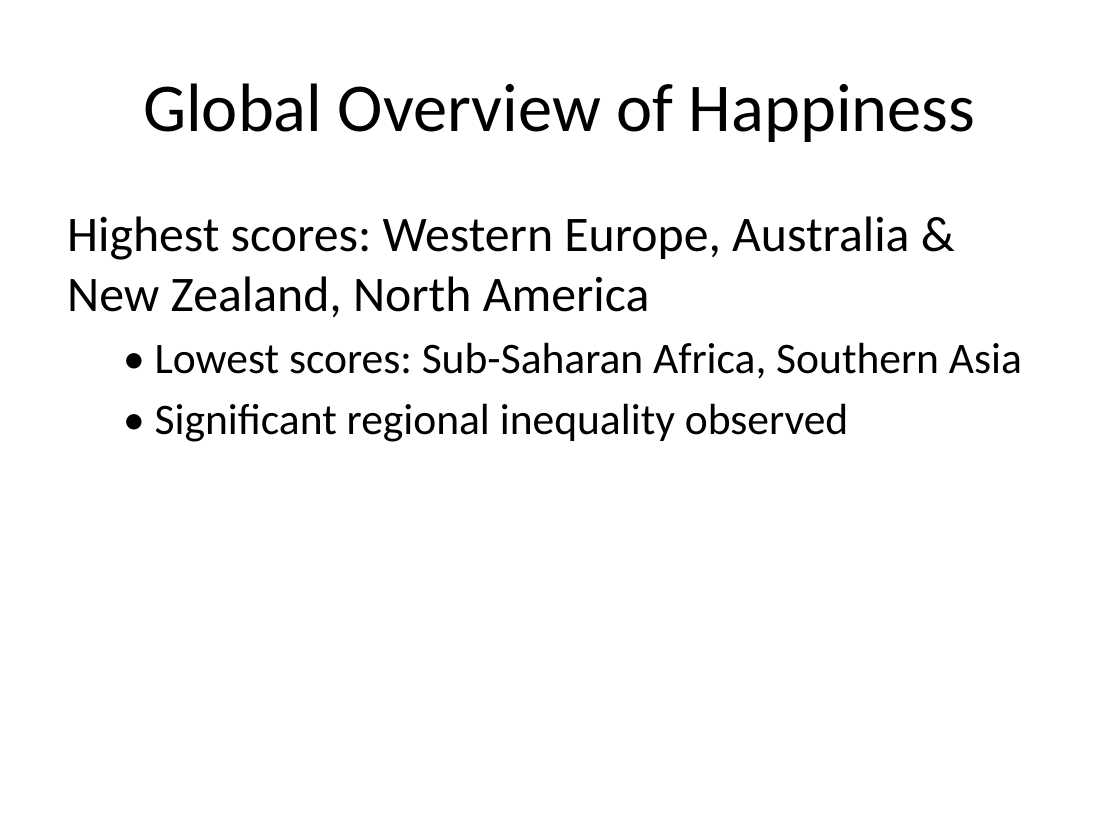
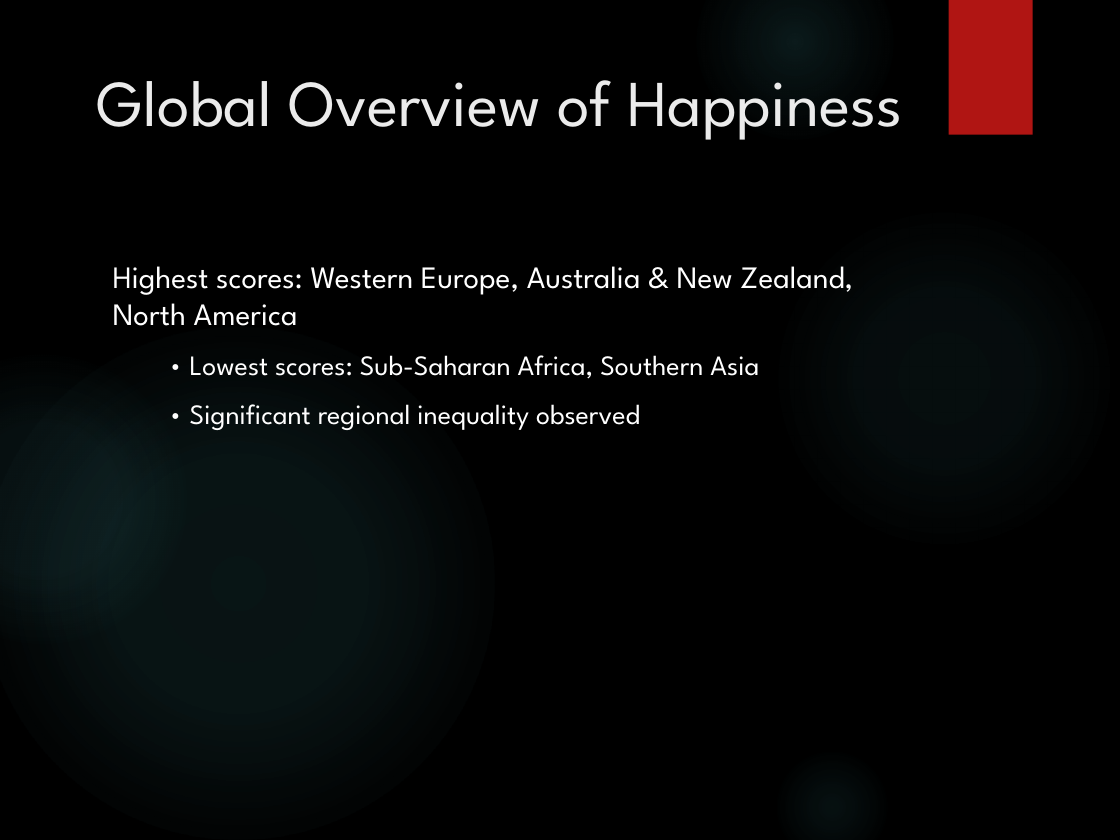
Before and after one commit to EvMiga/World-Happiness-Analysis, a slide deck: slide 4 of Happiness_Dashboard_Analysis.pptx. Drawn at 1120x840 pixels with LibreOffice and Linux fonts; fonts in the diff are those of the drawing; background and template pictures are left out. Boxes give left, top, right and bottom in pixels: in the first picture for what was removed or moved away, otherwise in the second. Text is boxed around its words. In the diff, an @@ line names an element or a change of style, - is before the commit and + after.

```diff
--- a/Happiness_Dashboard_Analysis.pptx
+++ b/Happiness_Dashboard_Analysis.pptx
@@ background #FFFFFF to picture (left out) @@
@@ ellipse added at (697,0,893,140), fill gradient #50B9C1 @@
@@ rectangle added at (949,0,1033,134), fill #B01513 @@
@@ title "Global Overview of Happiness": place and size @@
-title "Global Overview of Happiness" at (143,83,975,142)
+title "Global Overview of Happiness" at (97,80,902,140)
@@ title "Global Overview of Happiness" at (97,80,902,140): size 44 to 42 pt, font Calibri to League Spartan, text colour #000000 to #EBEBEB; alignment centre to left; vertical alignment middle to top @@
@@ ellipse added at (772,205,1117,550), fill gradient #50B9C1 @@
@@ text "Highest scores: Western Europe, Australia ...": place and size @@
-text "Highest scores: Western Europe, Australia ..." at (67,216,1022,442)
+text "Highest scores: Western Europe, Australia ..." at (113,266,853,430)
@@ text "Highest scores: Western Europe, Australia ..." at (113,266,853,430): size 32 to 20 pt in "Highest scores: Western Europe, Australia & New ..."; font Calibri to League Spartan, text colour #000000 to #FFFFFF; size 28 to 18 pt in "• Lowest scores: Sub-Saharan Africa, Southern Asia", "• Significant regional inequality observed"; more space between paragraphs @@
@@ ellipse added at (0,327,494,840), fill gradient #50B9C1 @@
@@ ellipse added at (0,355,186,644), fill gradient #50B9C1 @@
@@ ellipse added at (772,747,893,840), fill gradient #50B9C1 @@
```
Also in this commit, not shown: 15 other slides changed, 4 slides added, 4 slides removed.
